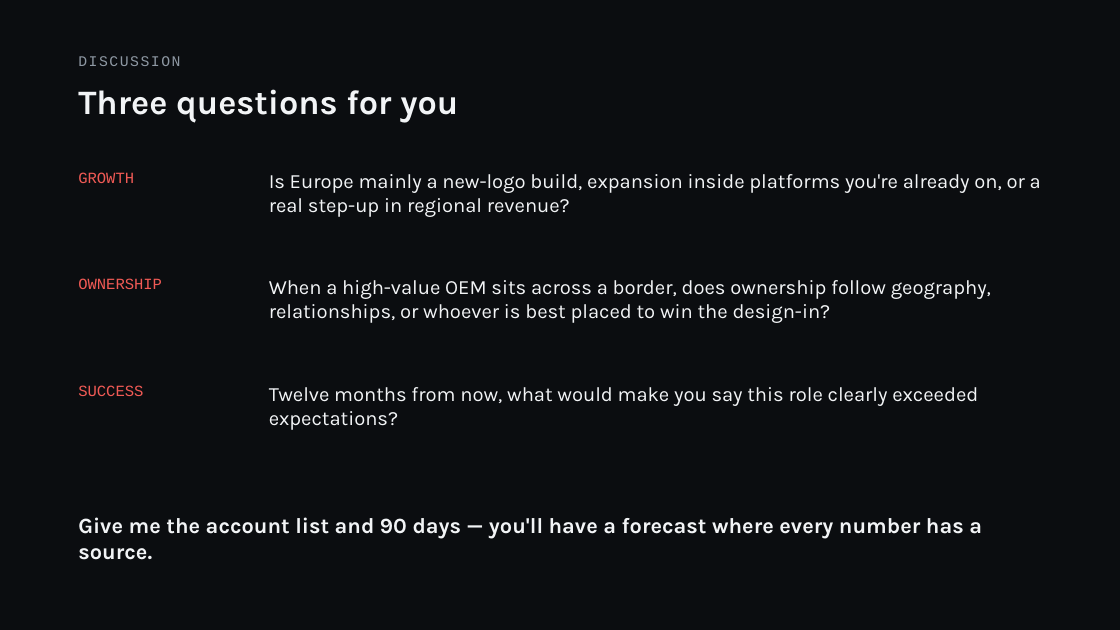
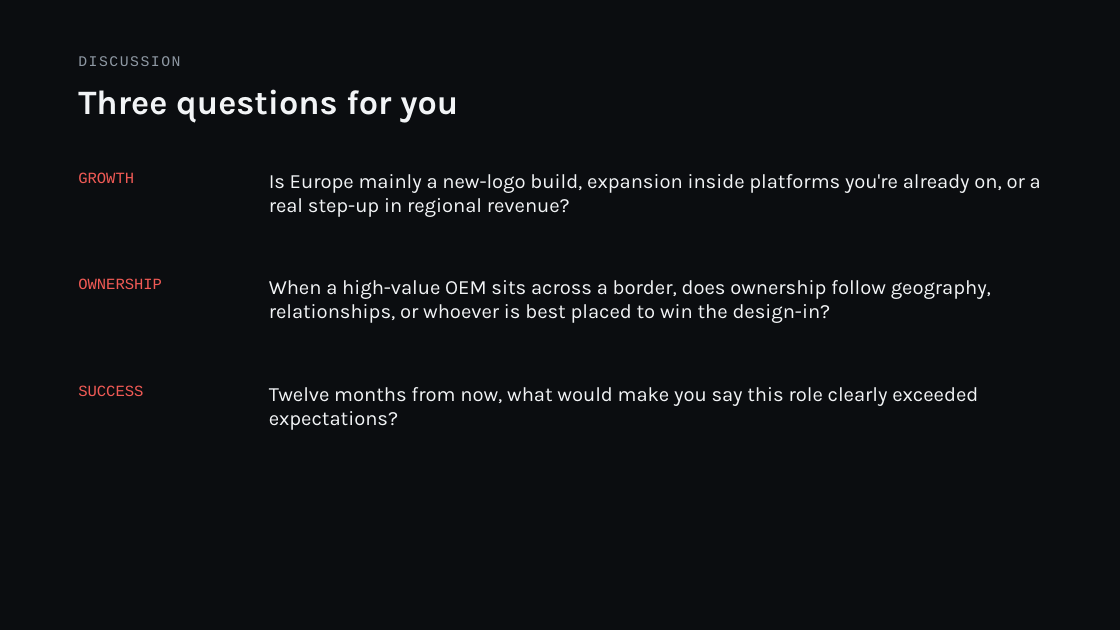
Before and after one commit to SerchMic/test, a slide deck: slide 13 of doodle-panel/Doodle_Labs_Europe_Panel_FINAL_v4.pptx (slide 11 before the commit). Drawn at 1120x630 pixels with LibreOffice and Linux fonts; fonts in the diff are those of the drawing. Boxes give left, top, right and bottom in pixels: in the first picture for what was removed or moved away, otherwise in the second. Text is boxed around its words. In the diff, an @@ line names an element or a change of style, - is before the commit and + after.

```diff
--- a/doodle-panel/Doodle_Labs_Europe_Panel_FINAL_v4.pptx
+++ b/doodle-panel/Doodle_Labs_Europe_Panel_FINAL_v4.pptx
@@ text removed at bbox=[78, 517, 982, 560] @@
-Give me the account list and 90 days — you'll have a forecast where every number has a source.
```
Also in this commit, not shown: 8 other slides changed, 3 slides added, 1 slide removed, 1 other file.
